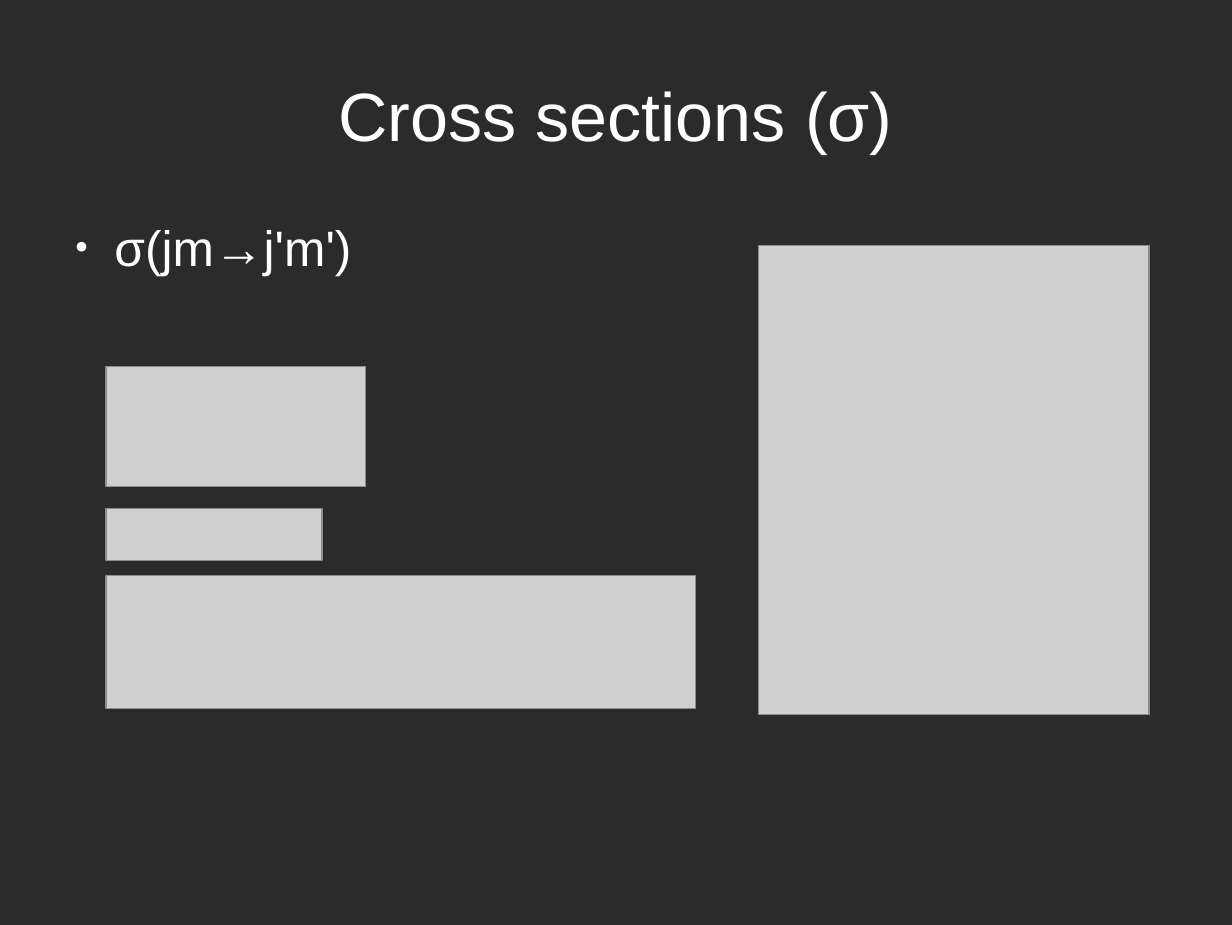
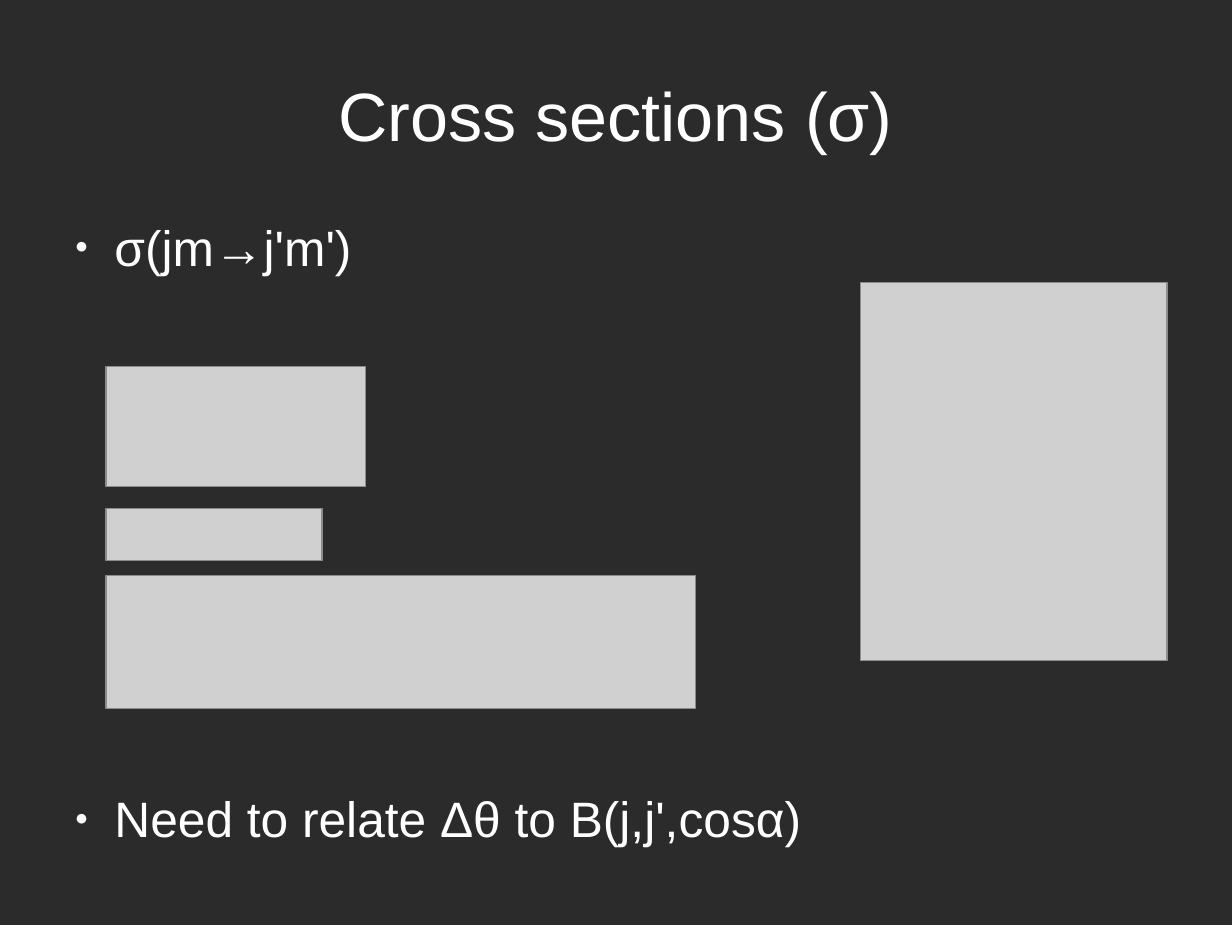
Before and after one commit to atowneND/HeNaK_Collisions, a slide deck: slide 14 of Presentation.odp. Drawn at 1232x925 pixels with LibreOffice and Linux fonts; fonts in the diff are those of the drawing; grey boxes stand for pictures; background and template pictures are left out; a plain dark background stands for a picture behind light text. Boxes give left, top, right and bottom in pixels: in the first picture for what was removed or moved away, otherwise in the second. Text is boxed around its words. In the diff, an @@ line names an element or a change of style, - is before the commit and + after.

```diff
--- a/Presentation.odp
+++ b/Presentation.odp
@@ picture: place and size @@
-picture at (759, 245, 1149, 714)
+picture at (861, 283, 1167, 661)
@@ text at (114, 801, 801, 847): paragraph added @@
+● Need to relate Δθ to B(j,j',cosα)
```
Also in this commit, not shown: 13 other slides changed, 1 slide added, 1 slide removed.
